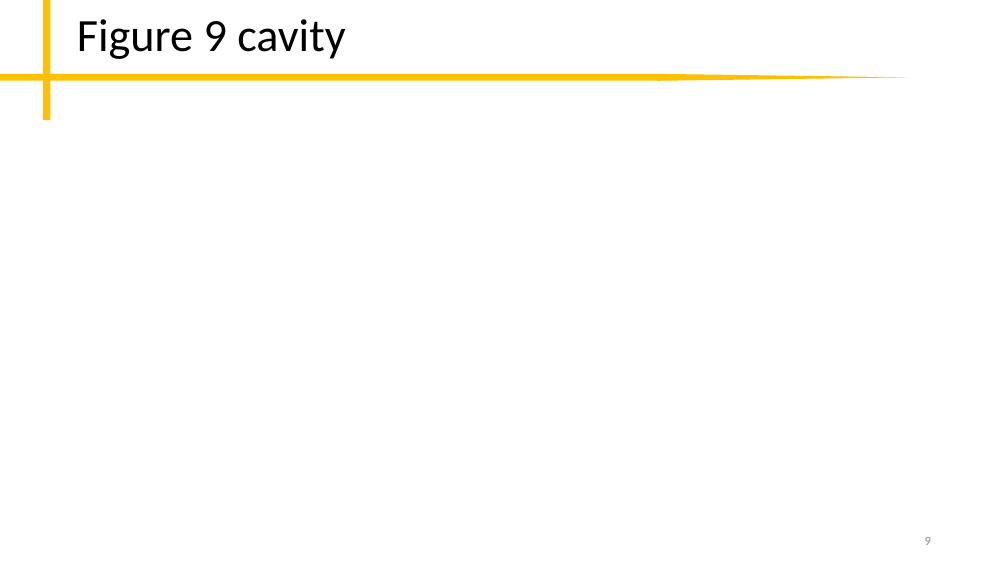
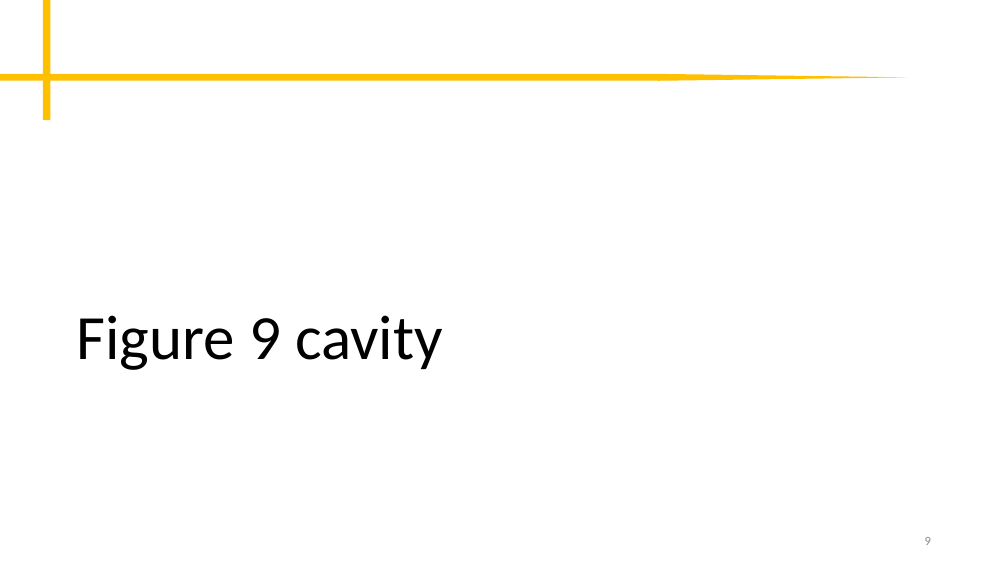
Before and after one commit to peter-chang62/Laser-Design-Scripts, a slide deck: slide 9 of memo.pptx. Drawn at 1008x567 pixels with LibreOffice and Linux fonts; fonts in the diff are those of the drawing. Boxes give left, top, right and bottom in pixels: in the first picture for what was removed or moved away, otherwise in the second. Text is boxed around its words. In the diff, an @@ line names an element or a change of style, - is before the commit and + after.

```diff
--- a/memo.pptx
+++ b/memo.pptx
@@ title "Figure 9 cavity": place and size @@
-title "Figure 9 cavity" at bbox=[77, 19, 345, 59]
+title "Figure 9 cavity" at bbox=[76, 315, 443, 370]
@@ title "Figure 9 cavity" at bbox=[76, 315, 443, 370]: size 44 to 60 pt; vertical alignment middle to bottom @@
```
Also in this commit, not shown: 5 other slides changed, 4 slides added, 2 other files.
